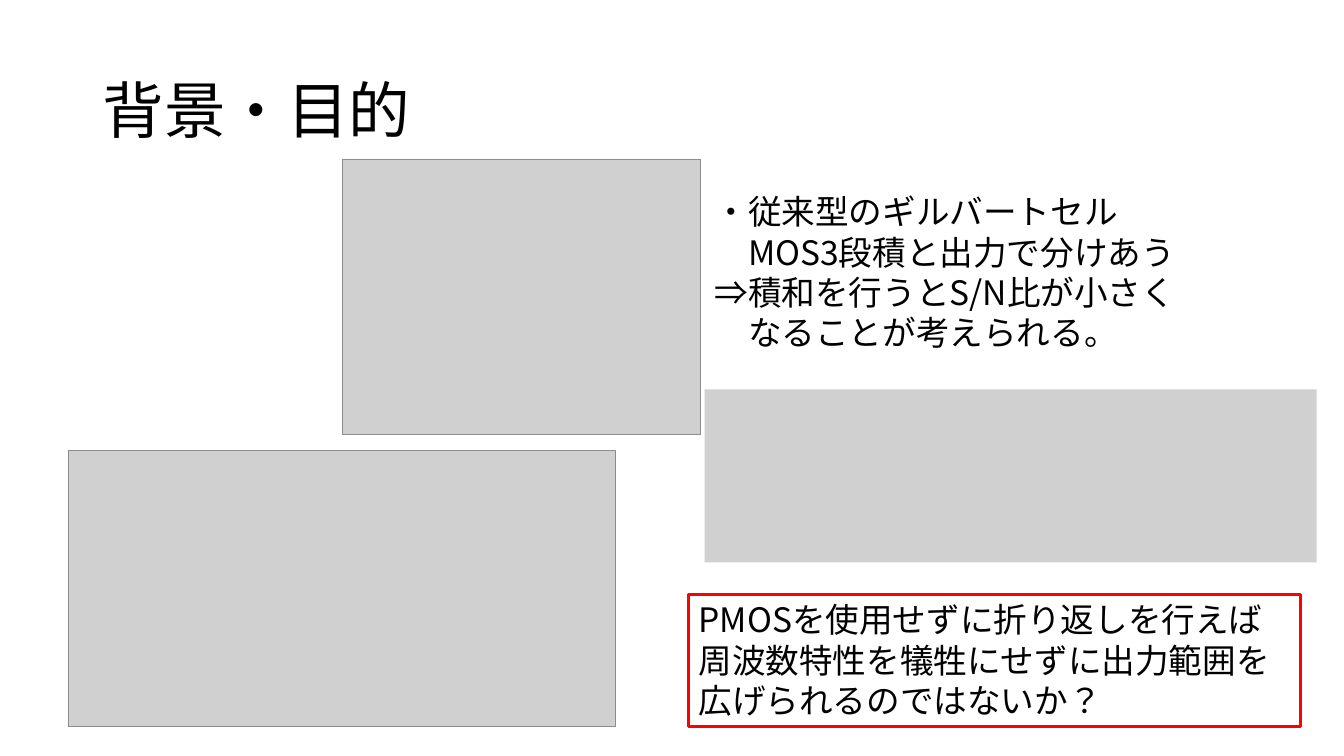
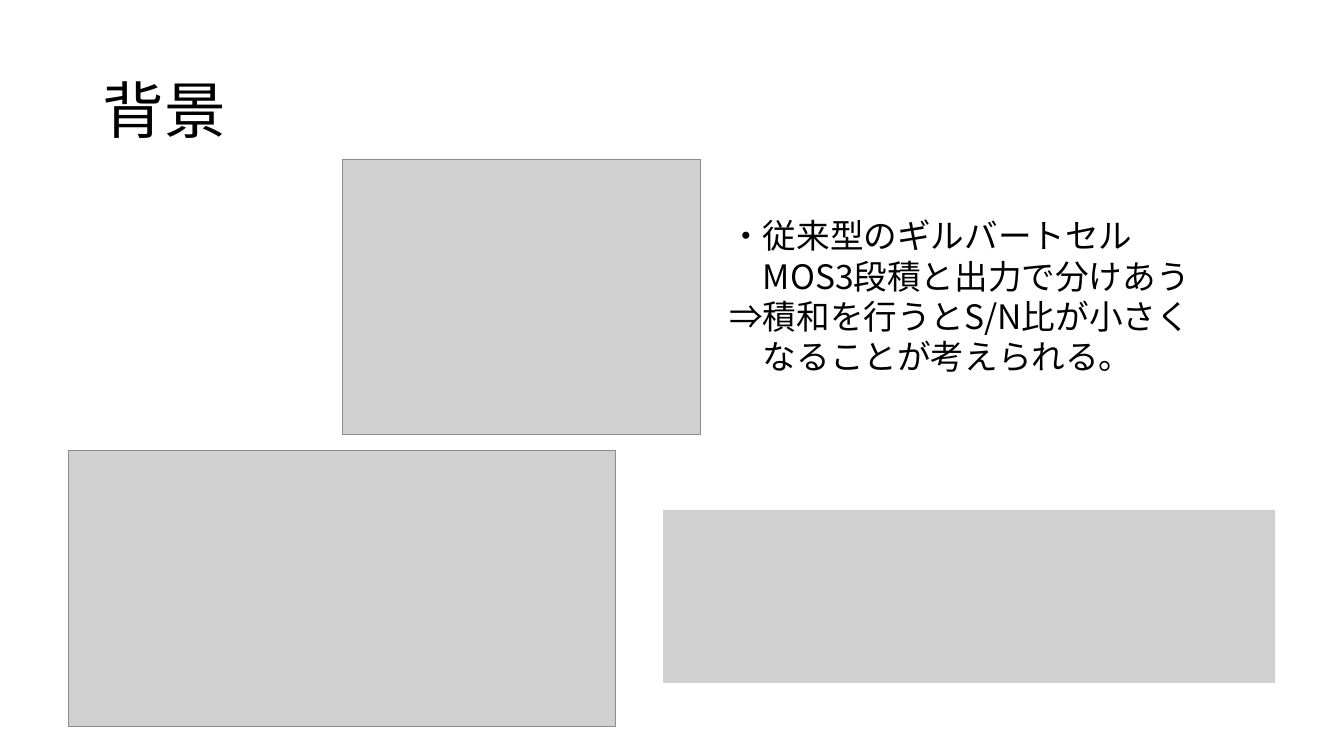
Before and after one commit to kjm-desktop10400/reserch, a slide deck: slide 3 of folded_gilbert/seminar/20231031/NtoNFolded/ギルバート乗算回路新規構成の提案.pptx. Drawn at 1344x756 pixels with LibreOffice and Linux fonts; fonts in the diff are those of the drawing; grey boxes stand for pictures. Boxes give left, top, right and bottom in pixels: in the first picture for what was removed or moved away, otherwise in the second. Text is boxed around its words. In the diff, an @@ line names an element or a change of style, - is before the commit and + after.

```diff
--- a/folded_gilbert/seminar/20231031/NtoNFolded/ギルバート乗算回路新規構成の提案.pptx
+++ b/folded_gilbert/seminar/20231031/NtoNFolded/ギルバート乗算回路新規構成の提案.pptx
@@ title at (102,81,225,138): text changed @@
-背景・目的
+背景
@@ text "・従来型のギルバートセル": place and size @@
-text "・従来型のギルバートセル" at (714,195,1175,348)
+text "・従来型のギルバートセル" at (729,219,1190,372)
@@ picture removed at (705,389,1317,563) @@
@@ picture added at (663,510,1275,684) @@
@@ rectangle removed at (689,594,1301,726) @@
-PMOSを使用せずに折り返しを行えば周波数特性を犠牲にせずに出力範囲を広げられるのではないか？
```
Also in this commit, not shown: 2 other slides changed, 1 slide added, 35 other files.
